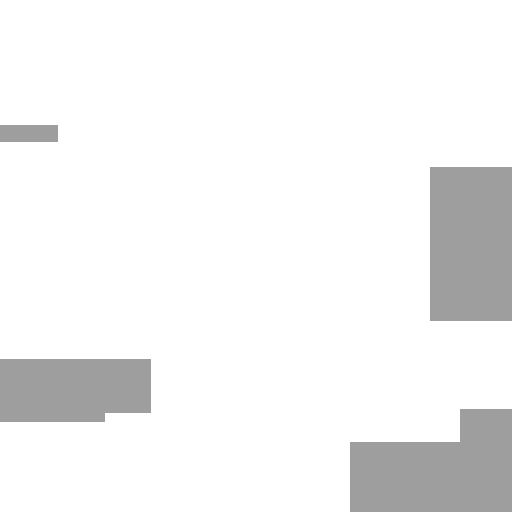
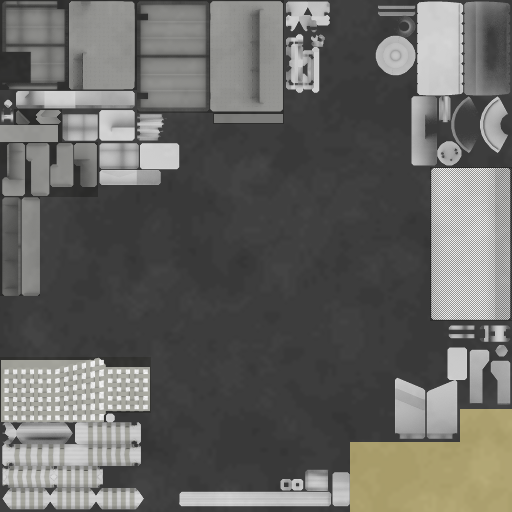
Layer changes from the first 512 x 512 image to the second:
hid "___MET", painted on it over box(0, 0, 512, 512)
showed group "_COLOR" (4 layers) over box(0, 0, 512, 512)
painted on "AO" over box(2, 1, 283, 510)
added layer "wraps" in group "_COLOR" over box(2, 422, 139, 510)
painted on "Layer #1" over box(0, 0, 284, 422)
